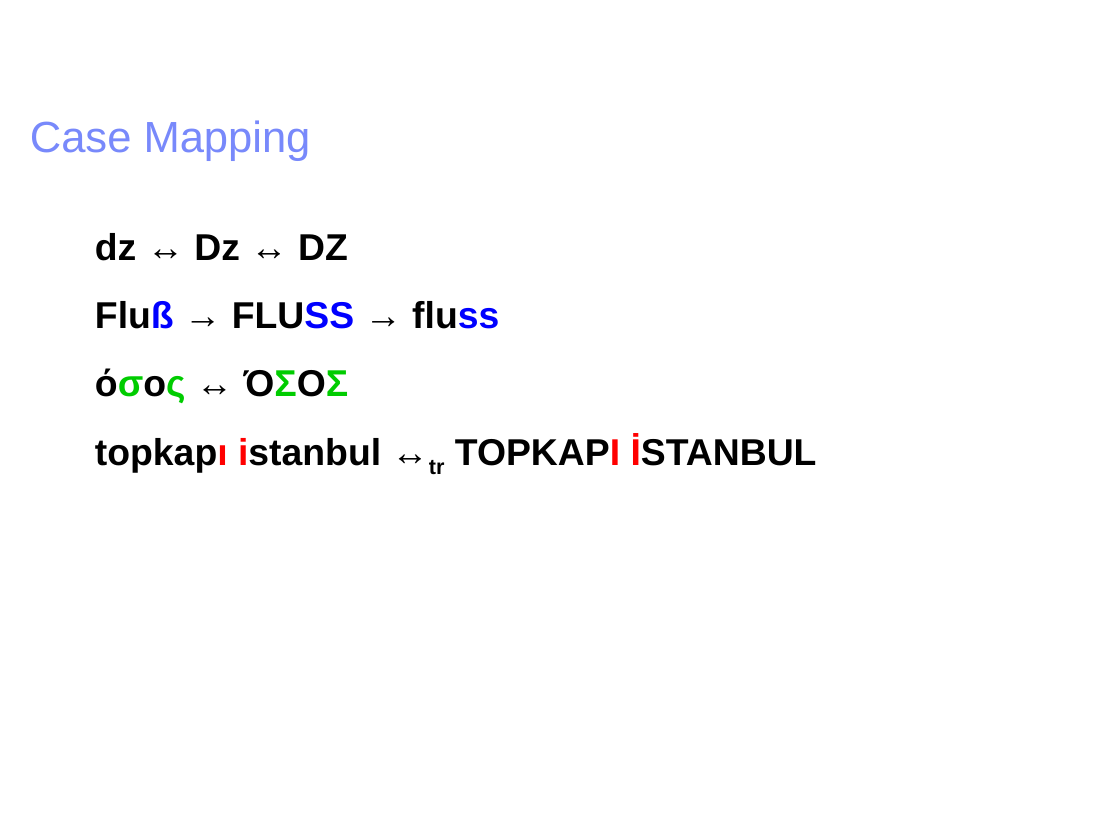
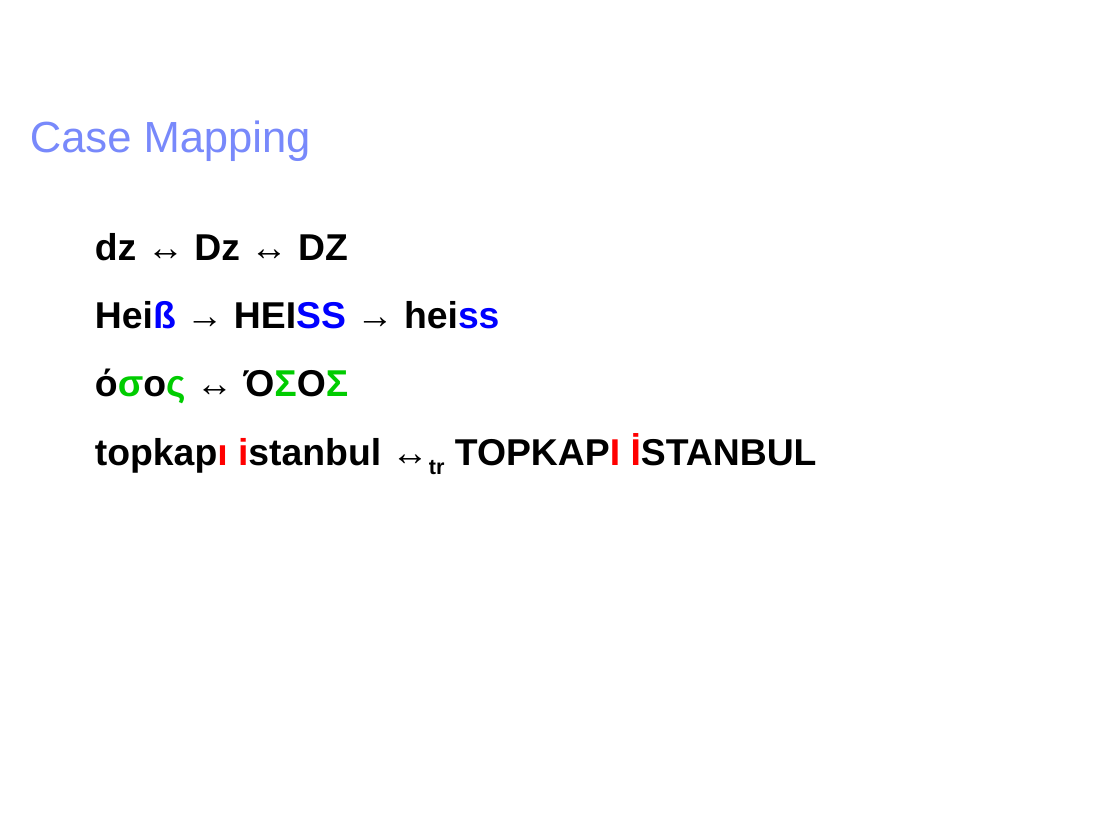
Before and after one commit to unicode-org/icu-docs, a slide deck: slide 7 of icu.sf.net/docs/papers/unicode_overview.ppt. Drawn at 1120x840 pixels with LibreOffice and Linux fonts; fonts in the diff are those of the drawing; background and template pictures are left out. Boxes give left, top, right and bottom in pixels: in the first picture for what was removed or moved away, otherwise in the second. Text is boxed around its words. In the diff, an @@ line names an element or a change of style, - is before the commit and + after.

Commit message:
ticket:4924: adjust to 1996 German orthography (Fluss->heiss)
X-SVN-Rev: 18809

```diff
--- a/icu.sf.net/docs/papers/unicode_overview.ppt
+++ b/icu.sf.net/docs/papers/unicode_overview.ppt
@@ text at (95,301,499,329): text changed @@
-Fluß → FLUSS → fluss
+Heiß → HEISS → heiss
```
Also in this commit, not shown: 2 other slides changed.
